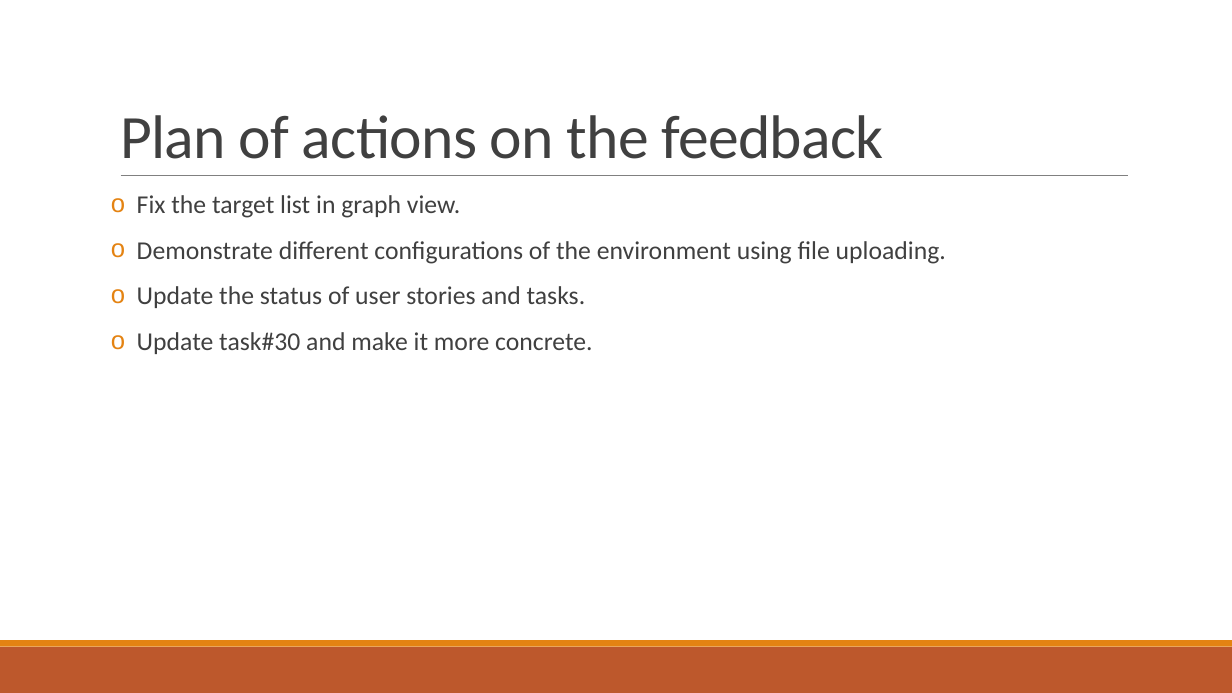
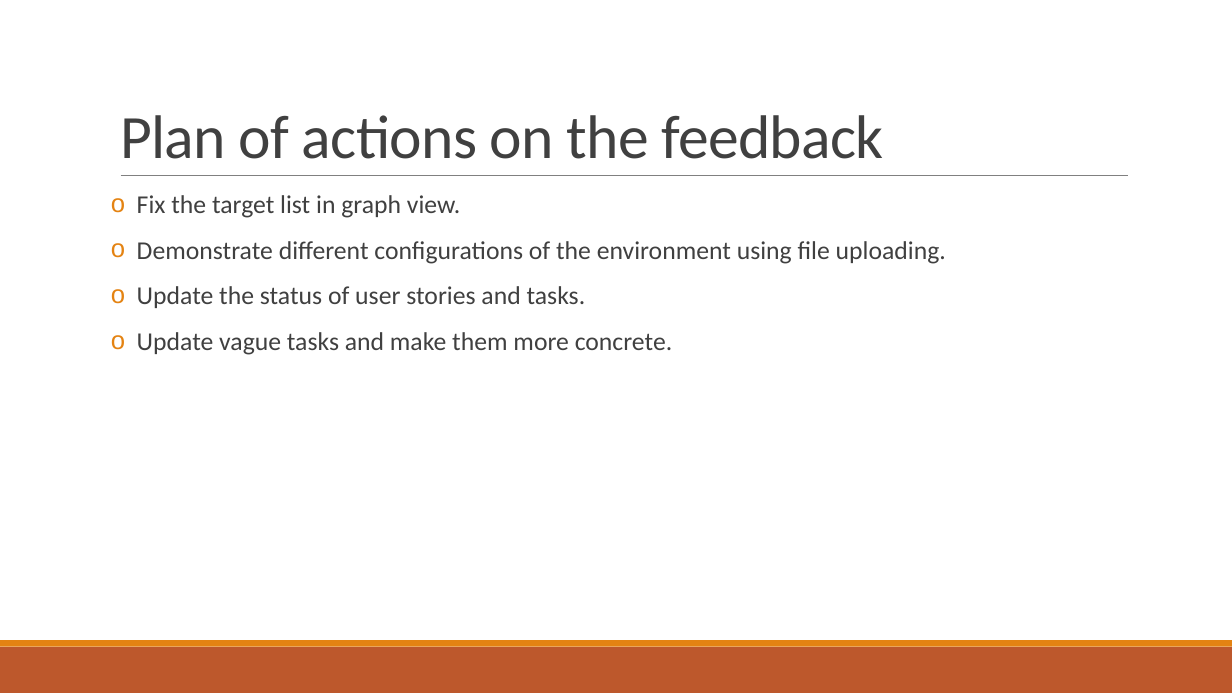
Before and after one commit to 2012215434/CS744, a slide deck: slide 3 of documents/set5/Presentation5.pptx. Drawn at 1232x693 pixels with LibreOffice and Linux fonts; fonts in the diff are those of the drawing. Boxes give left, top, right and bottom in pixels: in the first picture for what was removed or moved away, otherwise in the second. Text is boxed around its words. In the diff, an @@ line names an element or a change of style, - is before the commit and + after.

Commit message:
final ppt5

```diff
--- a/documents/set5/Presentation5.pptx
+++ b/documents/set5/Presentation5.pptx
@@ text at [137, 332, 672, 355]: text changed @@
-o Update task#30 and make it more concrete.
+o Update vague tasks and make them more concrete.
```
